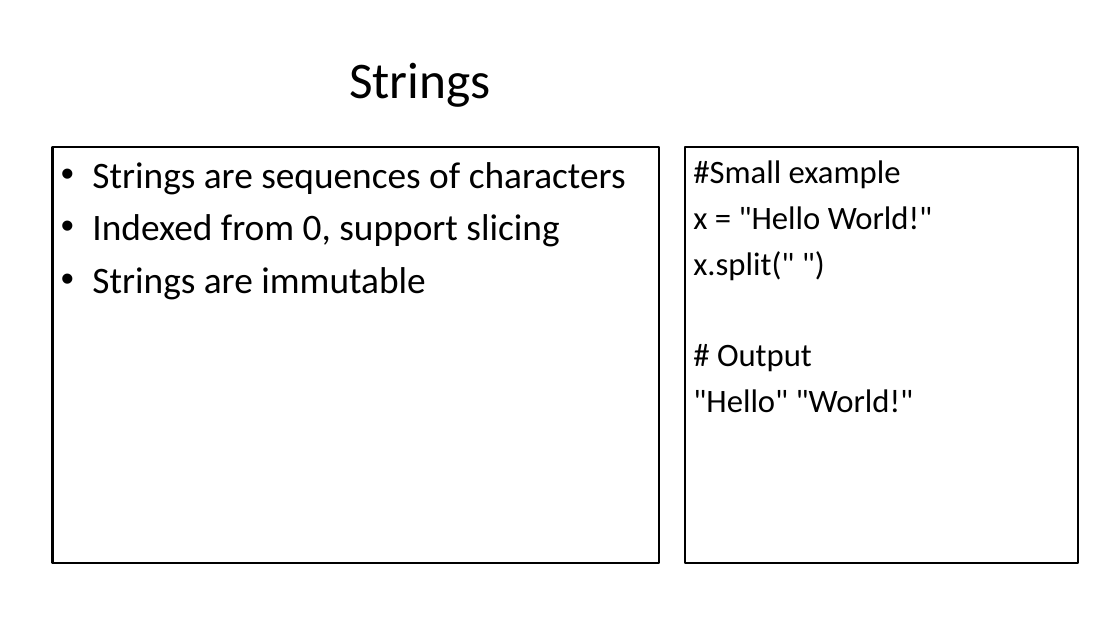
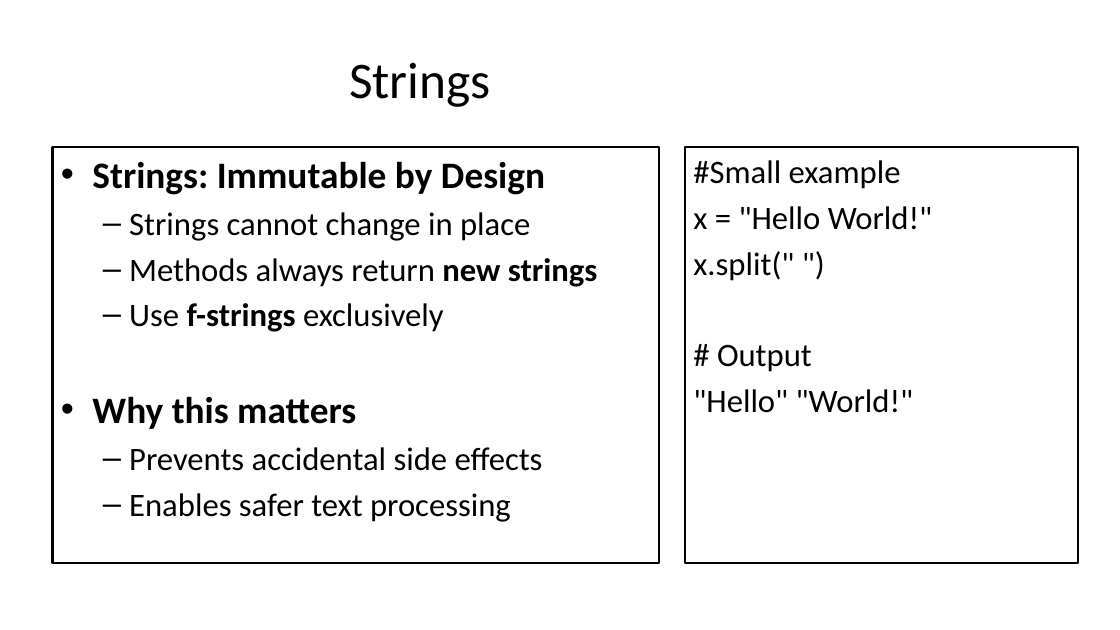
Before and after one commit to seanwhs/3-Day-Python-Crash-Course, a slide deck: slide 47 of Python_Crash_Course_2025.pptx (slide 43 before the commit). Drawn at 1120x630 pixels with LibreOffice and Linux fonts; fonts in the diff are those of the drawing. Boxes give left, top, right and bottom in pixels: in the first picture for what was removed or moved away, otherwise in the second. Text is boxed around its words. In the diff, an @@ line names an element or a change of style, - is before the commit and + after.

```diff
--- a/Python_Crash_Course_2025.pptx
+++ b/Python_Crash_Course_2025.pptx
@@ text at <box>92,161,598,522</box>: text changed; size 32 to 28 pt @@
-• Strings are sequences of characters
-• Indexed from 0, support slicing
-• Strings are immutable
+• Strings: Immutable by Design
+  – Strings cannot change in place
+  – Methods always return new strings
+  – Use f-strings exclusively
+• Why this matters
+  – Prevents accidental side effects
+  – Enables safer text processing
```
Also in this commit, not shown: 26 other slides changed, 58 slides added, 1 slide removed.
